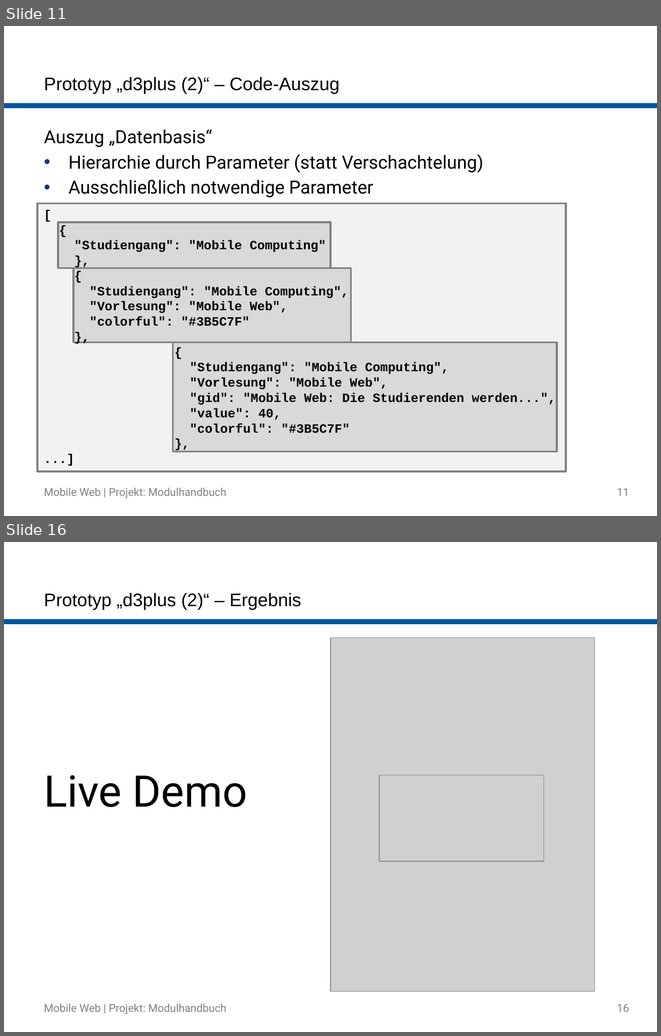
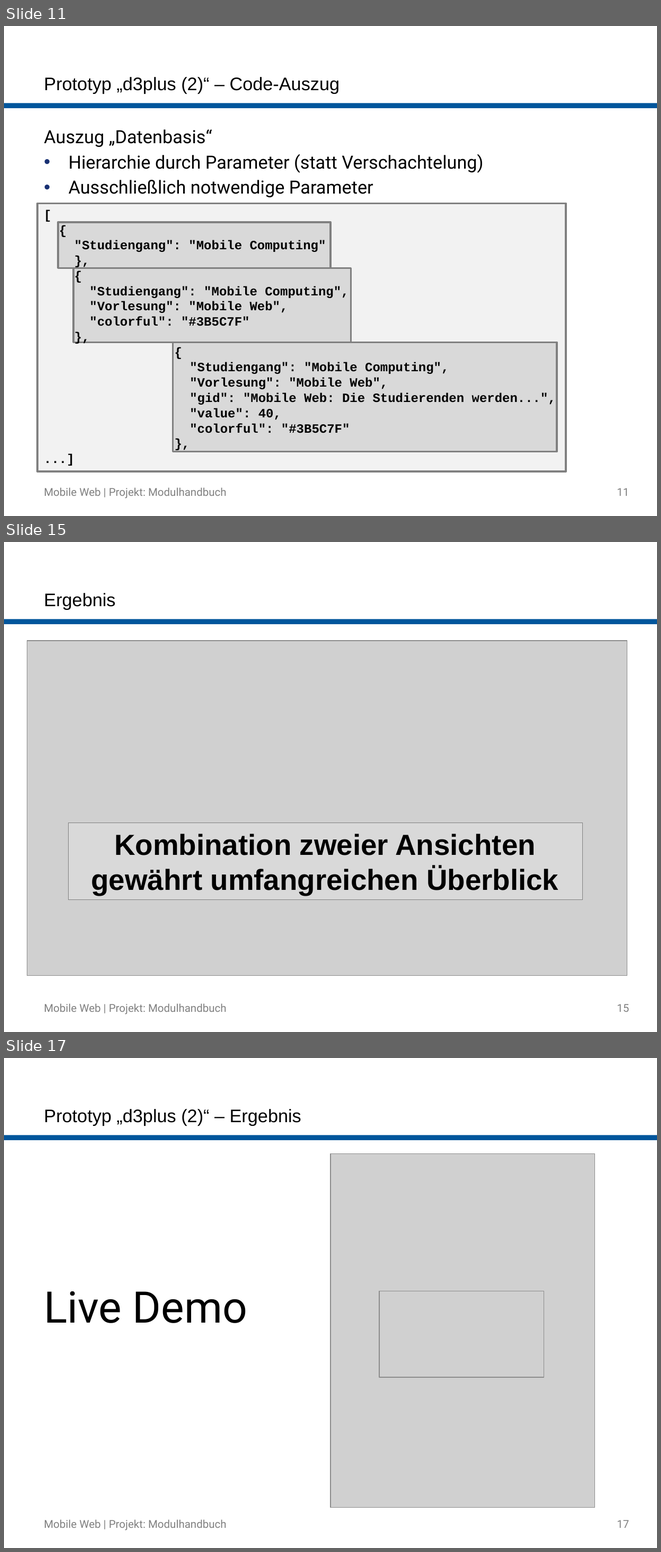
Before and after one commit to buk/mobile-web-modulhandbuch, a slide deck: presentation/2015-07-09_Mobile-Web_Gruppe-Modulhandbuch.pptx. Shown one above the other, each under a label of ours: slides 11 and 16 before the commit, slides 11, 15 and 17 after it; the slides between them are not shown. The pictures are 661x1036 and 661x1552 pixels, drawn with LibreOffice and Linux fonts; fonts in the diff are those of the drawing; grey boxes stand for pictures; background and template pictures are left out. Boxes give left, top, right and bottom in pixels: in the first picture for what was removed or moved away, otherwise in the second. Text is boxed around its words. In the diff, an @@ line names an element or a change of style, - is before the commit and + after.

```diff
--- a/presentation/2015-07-09_Mobile-Web_Gruppe-Modulhandbuch.pptx
+++ b/presentation/2015-07-09_Mobile-Web_Gruppe-Modulhandbuch.pptx
@@ slide 15 added at [4,542,657,1032], background #FFFFFF; not listed: 1 template element that a slide beside it also shows @@
@@ title added at [44,593,115,609], 20 pt, text #000000 @@
+Ergebnis
@@ picture added at [27,641,627,976] @@
@@ rectangle added at [68,823,582,900], fill #D9D9D9, outline #808080 0.75 pt, 32 pt, text #000000, bold @@
+Kombination zweier Ansichten gewährt umfangreichen Überblick
@@ text added at [44,1003,227,1014], 12 pt, text #808080 @@
+Mobile Web | Projekt: Modulhandbuch
@@ page number added at [617,1004,629,1012], 12 pt, text #808080 @@
+15
@@ what was slide 16 is now slide 17 @@
@@ page number at [617,1520,629,1528]: text changed @@
-16
+17
```
Also in this commit, not shown: 6 slides changed.
